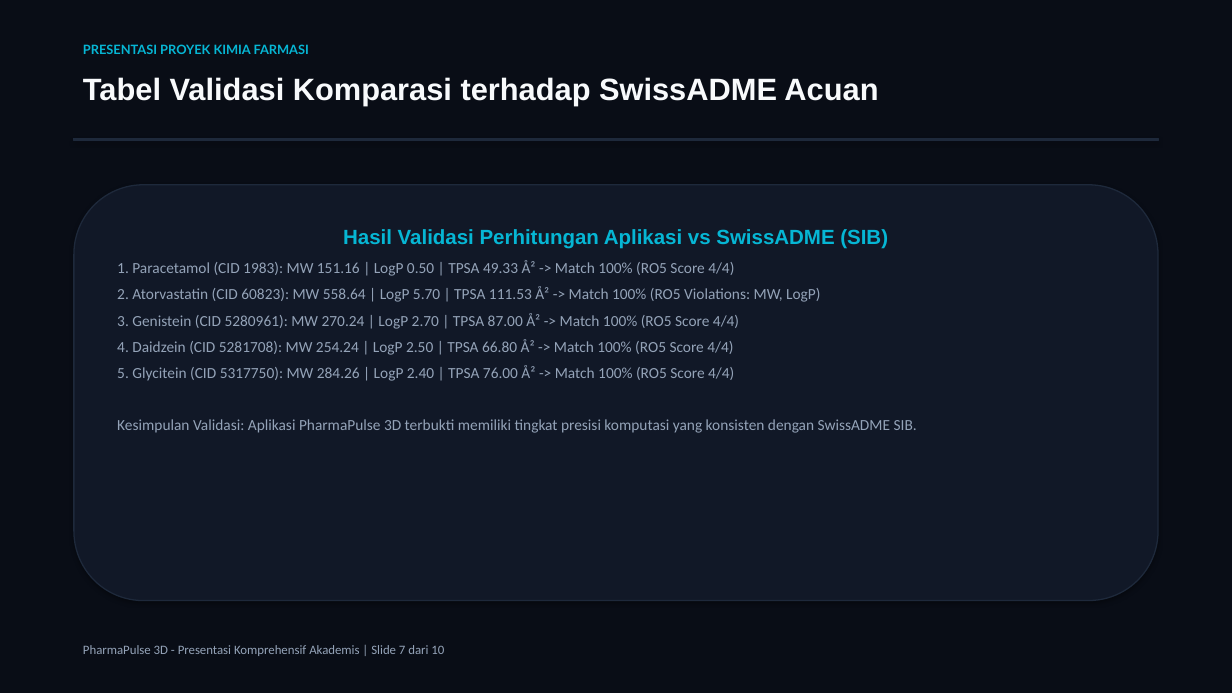
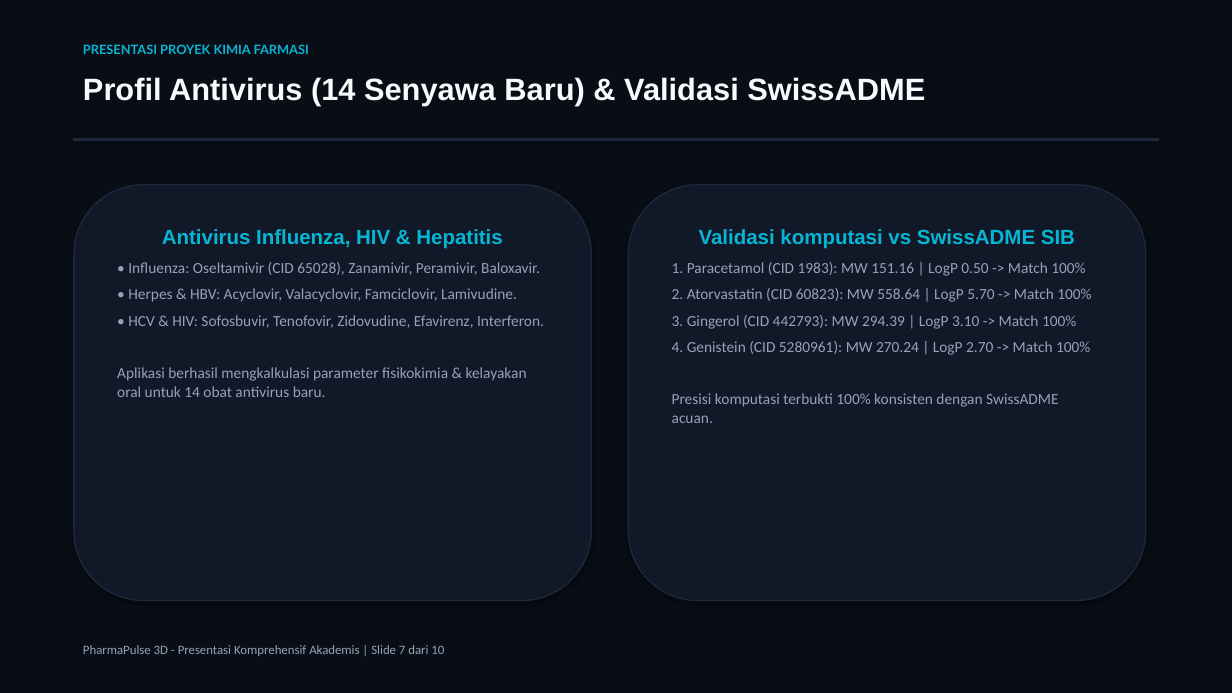
Before and after one commit to novarani1511/pharmapulse-3d, a slide deck: slide 7 of Presentasi_PharmaPulse_3D.pptx. Drawn at 1232x693 pixels with LibreOffice and Linux fonts; fonts in the diff are those of the drawing. Boxes give left, top, right and bottom in pixels: in the first picture for what was removed or moved away, otherwise in the second. Text is boxed around its words. In the diff, an @@ line names an element or a change of style, - is before the commit and + after.

```diff
--- a/Presentasi_PharmaPulse_3D.pptx
+++ b/Presentasi_PharmaPulse_3D.pptx
@@ text at bbox=[83, 77, 925, 105]: text changed @@
-Tabel Validasi Komparasi terhadap SwissADME Acuan
+Profil Antivirus (14 Senyawa Baru) & Validasi SwissADME
@@ rounded rectangle added at bbox=[74, 185, 592, 601], fill #111827, outline #1E293B 1 pt, 12 pt, text #94A3B8 @@
+Antivirus Influenza, HIV & Hepatitis
+• Influenza: Oseltamivir (CID 65028), Zanamivir, Peramivir, Baloxavir.
+• Herpes & HBV: Acyclovir, Valacyclovir, Famciclovir, Lamivudine.
+• HCV & HIV: Sofosbuvir, Tenofovir, Zidovudine, Efavirenz, Interferon.
+Aplikasi berhasil mengkalkulasi parameter fisikokimia & kelayakan oral untuk 14 obat antivirus baru.
@@ rounded rectangle "Validasi komputasi vs SwissADME SIB": place and size @@
-rounded rectangle "Validasi komputasi vs SwissADME SIB" at bbox=[74, 185, 1158, 601]
+rounded rectangle "Validasi komputasi vs SwissADME SIB" at bbox=[628, 185, 1146, 601]
@@ text in rounded rectangle at bbox=[672, 229, 1091, 423]: text changed @@
-Hasil Validasi Perhitungan Aplikasi vs SwissADME (SIB)
-1. Paracetamol (CID 1983): MW 151.16 | LogP 0.50 | TPSA 49.33 Å² -> Match 100% (RO5 Score 4/4)
-2. Atorvastatin (CID 60823): MW 558.64 | LogP 5.70 | TPSA 111.53 Å² -> Match 100% (RO5 Violations: MW, LogP)
-3. Genistein (CID 5280961): MW 270.24 | LogP 2.70 | TPSA 87.00 Å² -> Match 100% (RO5 Score 4/4)
-4. Daidzein (CID 5281708): MW 254.24 | LogP 2.50 | TPSA 66.80 Å² -> Match 100% (RO5 Score 4/4)
-5. Glycitein (CID 5317750): MW 284.26 | LogP 2.40 | TPSA 76.00 Å² -> Match 100% (RO5 Score 4/4)
-Kesimpulan Validasi: Aplikasi PharmaPulse 3D terbukti memiliki tingkat presisi komputasi yang konsisten dengan SwissADME SIB.
+Validasi komputasi vs SwissADME SIB
+1. Paracetamol (CID 1983): MW 151.16 | LogP 0.50 -> Match 100%
+2. Atorvastatin (CID 60823): MW 558.64 | LogP 5.70 -> Match 100%
+3. Gingerol (CID 442793): MW 294.39 | LogP 3.10 -> Match 100%
+4. Genistein (CID 5280961): MW 270.24 | LogP 2.70 -> Match 100%
+Presisi komputasi terbukti 100% konsisten dengan SwissADME acuan.
```
Also in this commit, not shown: 8 other slides changed, 2 other files.
